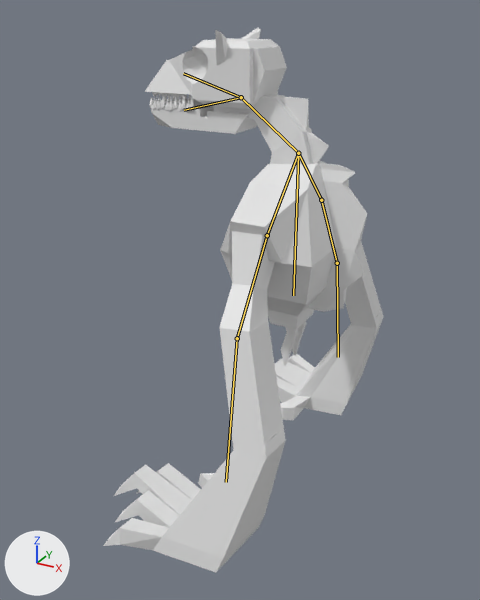
The Blender file CatDeity.blend, before and after one commit.
One viewpoint serves both versions: a camera (50 mm lens) standing at (28.6, -64.2, 55.1) and looking at (-3.0, -6.8, 26.5). Arrows for +X, +Y and +Z are at lower left; the lights stay in place. The older version comes first. The bones that change are drawn over the model as lines.

The first picture shows 'Arm1', 'Arm1(1)', 'Arm1(2)', 'Arm2', 'Arm2(2)', 'Chest&Neck', 'Leg1', 'Leg2', 'Lower Skull', 'Neck', 'UpperSkull'.
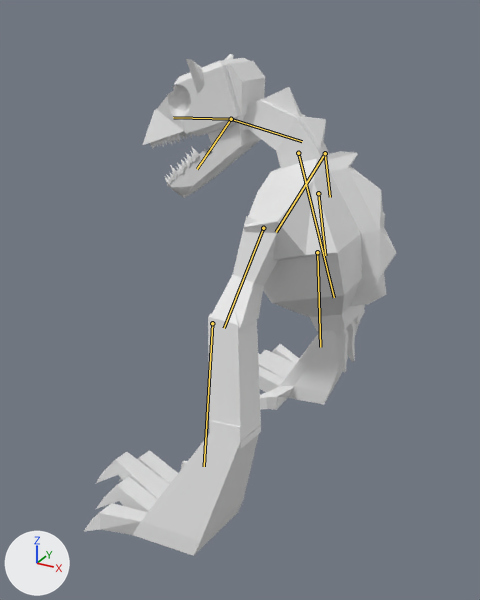
The newer file adds an action. The first version stands in its rest pose; the second is drawn at frame 36 of the action 'ArmatureAction'.

Location of each change, (x1, y1, x2, y2) in pixels of the pictures (480 x 600 px):
'Chest&Neck', posed (7% taller): before (220, 161, 367, 329); after (244, 151, 397, 331)
'Arm1', posed: before (103, 429, 286, 572); after (84, 414, 261, 556)
'UpperSkull', posed (14% narrower, 16% taller): before (145, 28, 287, 109); after (143, 54, 265, 148)
'Arm1(2)', posed (18% narrower): before (220, 320, 285, 458); after (208, 309, 261, 448)
'Arm2', posed: before (275, 309, 383, 420); after (258, 305, 365, 410)
'Lower Skull', posed: before (150, 95, 257, 134); after (165, 121, 261, 198)
'Neck', posed: before (214, 94, 329, 165); after (207, 87, 331, 177)
'Arm1(1)', posed (19% wider, 12% taller): before (219, 231, 275, 332); after (211, 216, 278, 329)
'Arm2(2)', posed (mostly hidden afterwards): before (345, 242, 381, 328); after (354, 309, 365, 324)
'Leg2', posed: before (281, 327, 298, 366); after (333, 329, 348, 372)
'Leg1', posed: before (292, 321, 307, 356); after (346, 321, 355, 362)
bone 'Bone.009', root to tip: before (298, 153) to (293, 295); after (298, 153) to (334, 297)
bone 'Bone.002', root to tip: before (241, 97) to (298, 153); after (231, 119) to (302, 141)
bone 'Bone', root to tip: before (241, 97) to (183, 73); after (231, 119) to (173, 117)
bone 'Bone.001', root to tip: before (241, 97) to (184, 110); after (231, 119) to (197, 169)
bone 'Bone.003', root to tip: before (298, 153) to (321, 200); after (325, 153) to (330, 197)
bone 'Bone.005', root to tip: before (321, 200) to (337, 263); after (318, 193) to (325, 255)
bone 'Bone.007', root to tip: before (337, 263) to (338, 357); after (317, 252) to (320, 347)
bone 'Bone.004', root to tip: before (298, 153) to (267, 235); after (325, 153) to (276, 232)
bone 'Bone.006', root to tip: before (267, 235) to (237, 338); after (263, 228) to (224, 328)
bone 'Bone.008', root to tip: before (237, 338) to (226, 482); after (212, 323) to (204, 466)

The edits, one by one:
Bone 'Bone.009' (bone_bone_009) turns from (0, 0, 0) to (17, 0, 0) degrees about its own x, y and z.
Bone 'Bone.002' (bone_bone_002) turns from (0, 0, 0) to (9, 0, 0) degrees about its own x, y and z.
Bone 'Bone' (bone_bone) turns from (0, 0, 0) to (0, 0, -6) degrees about its own x, y and z.
Bone 'Bone.001' (bone_bone_001) turns from (0, 0, 0) to (-13, 0, 0) degrees about its own x, y and z.
Bone 'Bone.003' (bone_bone_003) moves from (0.0, 0.0, 0.0) to (0.346, 0.06, 0.181).
Bone 'Bone.003' (bone_bone_003) turns from (0, 0, 0) to (-10, 26, 17) degrees about its own x, y and z.
Bone 'Bone.005' (bone_bone_005) moves from (0.0, 0.0, 0.0) to (-0.144, 0.023, -0.126).
Bone 'Bone.005' (bone_bone_005) turns from (0, 0, 0) to (5, -5, -6) degrees about its own x, y and z.
Bone 'Bone.007' (bone_bone_007) moves from (0.0, 0.0, 0.0) to (-0.128, -0.003, -0.096).
Bone 'Bone.007' (bone_bone_007) turns from (0, 0, 0) to (5, -1, -6) degrees about its own x, y and z.
Bone 'Bone.004' (bone_bone_004) moves from (0.0, 0.0, 0.0) to (-0.345, 0.061, 0.182).
Bone 'Bone.004' (bone_bone_004) turns from (0, 0, 0) to (-11, -26, -17) degrees about its own x, y and z.
Bone 'Bone.006' (bone_bone_006) moves from (0.0, 0.0, 0.0) to (0.139, 0.022, -0.123).
Bone 'Bone.006' (bone_bone_006) turns from (0, 0, 0) to (5, 5, 6) degrees about its own x, y and z.
Bone 'Bone.008' (bone_bone_008) moves from (0.0, 0.0, 0.0) to (0.141, -0.002, -0.106).
Bone 'Bone.008' (bone_bone_008) turns from (0, 0, 0) to (5, 1, 6) degrees about its own x, y and z.
